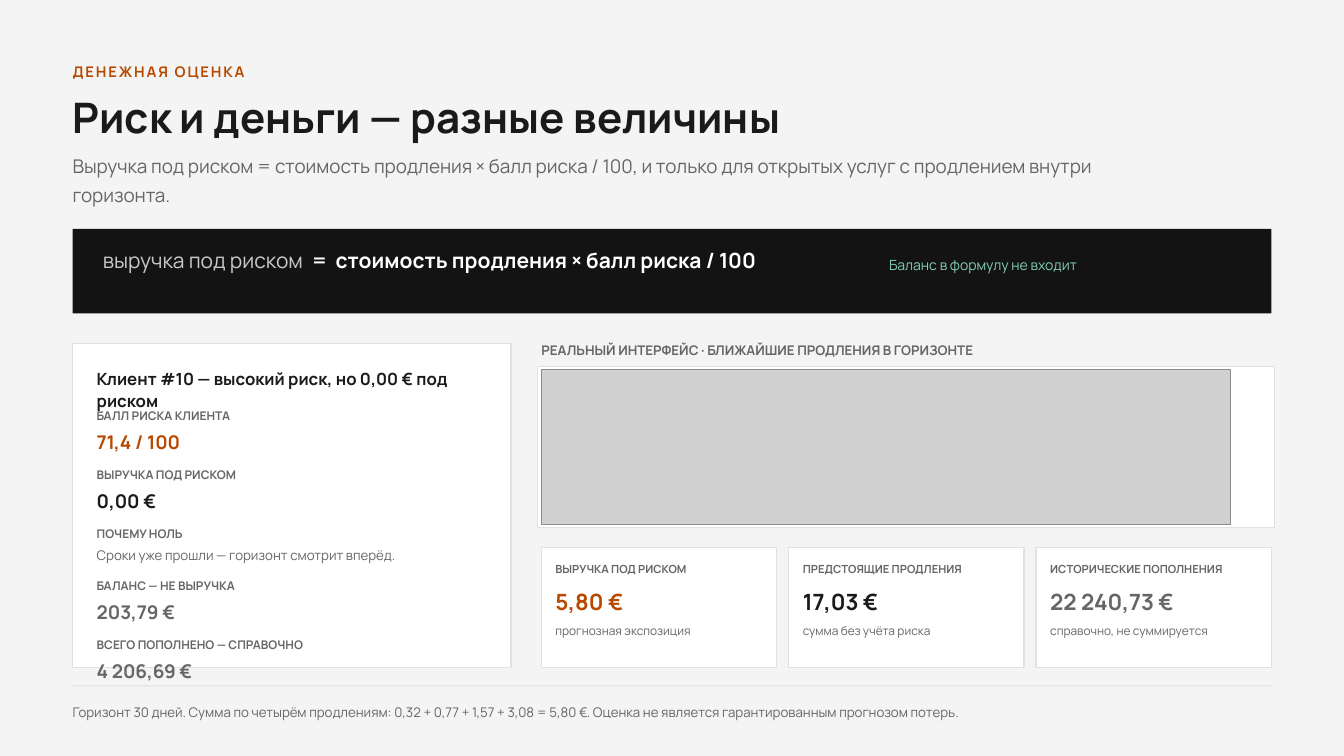
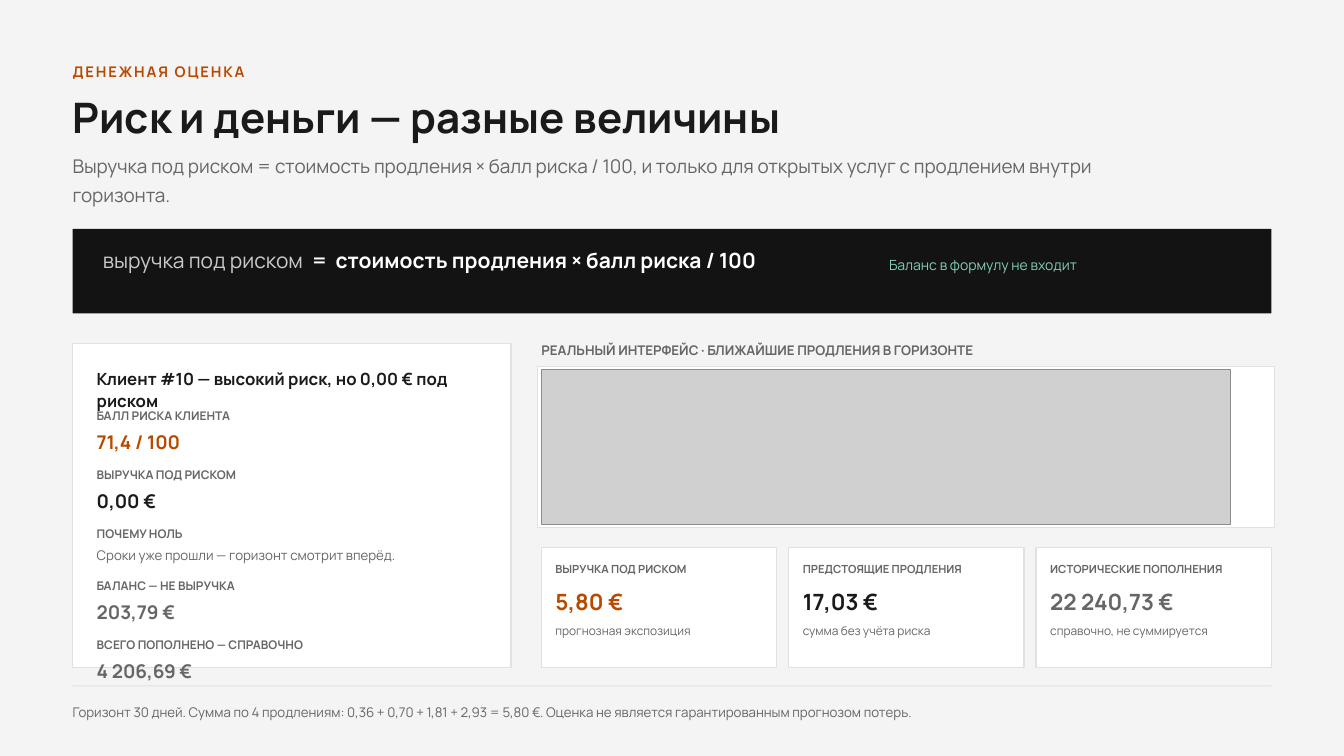
Before and after one commit to ForgeLabHub/ForgeAezaAnalizer, a slide deck: slide 6 of aeza_hackathon_osen_2026.pptx. Drawn at 1344x756 pixels with LibreOffice and Linux fonts; fonts in the diff are those of the drawing; grey boxes stand for pictures. Boxes give left, top, right and bottom in pixels: in the first picture for what was removed or moved away, otherwise in the second. Text is boxed around its words. In the diff, an @@ line names an element or a change of style, - is before the commit and + after.

```diff
--- a/aeza_hackathon_osen_2026.pptx
+++ b/aeza_hackathon_osen_2026.pptx
@@ text at bbox=[73, 707, 912, 720]: text changed @@
-Горизонт 30 дней. Сумма по четырём продлениям: 0,32 + 0,77 + 1,57 + 3,08 = 5,80 €. Оценка не является гарантированным прогнозом потерь.
+Горизонт 30 дней. Сумма по 4 продлениям: 0,36 + 0,70 + 1,81 + 2,93 = 5,80 €. Оценка не является гарантированным прогнозом потерь.
```
Also in this commit, not shown: 3 other files.
